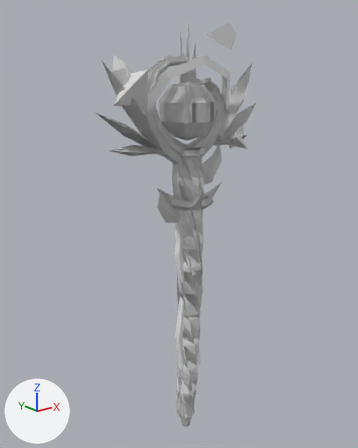
The Blender file roblox/art/weapons/healer.blend as it was, and as the next commit left it.
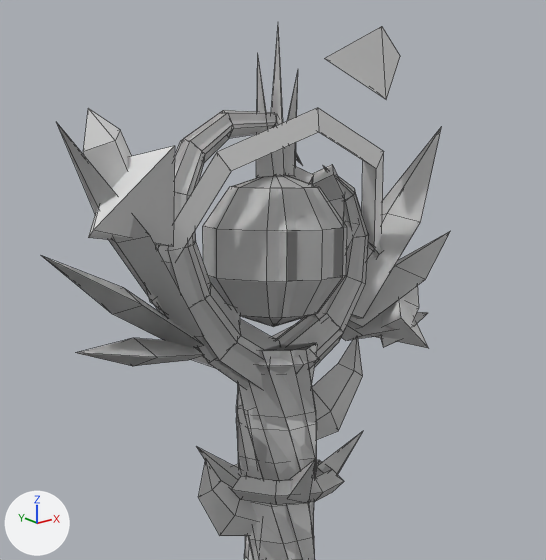
Each version appears first whole from a camera (50 mm lens) standing at (-4.56, -5.52, 3.59) and looking at (0.0, 0.18, 1.31), and next in a close-up on the part from 22% to 82% of the width and 3% to 52% of the height. The axes (+X, +Y, +Z) are drawn at lower left. The lights are the same throughout. The first two pictures are the older version. The close-ups show mesh edges as thin lines.

The older version as bpy lines, for what is in view:
```python
ob_band_transcendent = bpy.data.objects.new('Band.transcendent', me_band_004)
ob_band_transcendent.location = (0.0, 0.0, 0.0)
ob_halo_primordial = bpy.data.objects.new('Halo.primordial', me_halo)
ob_halo_primordial.location = (0.0, 0.0, 0.0)
ob_head_legendary = bpy.data.objects.new('Head.legendary', me_head_003)
ob_head_legendary.location = (0.0, 0.0, 0.0)
ob_head_rare = bpy.data.objects.new('Head.rare', me_head_001)
ob_head_rare.location = (0.0, 0.0, 0.0)
ob_head_relic = bpy.data.objects.new('Head.relic', me_head_004)
ob_head_relic.location = (0.0, 0.0, 0.0)
ob_runes_primordial = bpy.data.objects.new('Runes.primordial', me_runes_002)
ob_runes_primordial.location = (0.0, 0.0, 0.0)
ob_runes_relic = bpy.data.objects.new('Runes.relic', me_runes)
ob_runes_relic.location = (0.0, 0.0, 0.0)
# also in view: 'Crystals.primordial' at (-0.03, 0.01, 3.07); 'Shaft.legendary' at (0.02, 0.0, 0.25); 'Leaf.transcendent' at (0.07, -0.01, 1.95); 'Leaf.legendary' at (0.07, -0.01, 1.95); 'Head.ancient' at (-0.05, 0.0, 3.21)
```
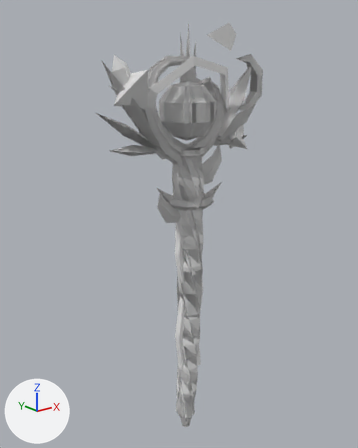
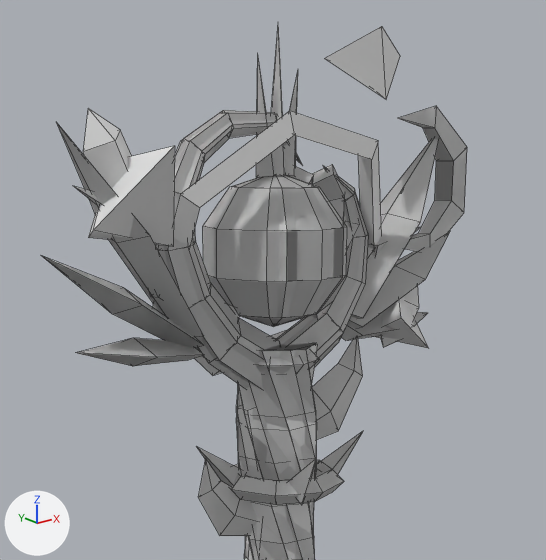
What differs and where, as boxes (x1, y1, x2, y2) in the close-ups (546 x 560 px; the box of a moved part takes in the faces that stretch with it):
'Head.rare', reshaped
    before: (156, 113, 382, 389)
    after: (74, 113, 421, 389)
'Halo.primordial', reshaped
    before: (158, 108, 384, 368)
    after: (152, 111, 382, 376)
'Head.legendary', reshaped
    before: (256, 25, 298, 177)
    after: (256, 25, 467, 251)
'Runes.relic', reshaped (not visible before)
    after: (196, 431, 363, 505)
'Runes.primordial', reshaped (not visible afterwards)
    before: (196, 431, 363, 505)
'Head.relic', reshaped
    before: (289, 166, 360, 251)
    after: (289, 107, 467, 251)
part 1 of me_head_001, moved or reshaped (not visible before)
    after: (74, 186, 102, 205)
part 2 of me_head_001, moved or reshaped
    before: (368, 241, 382, 258)
    after: (368, 226, 421, 257)
part 3 of me_head_003, added
    after: (398, 106, 467, 251)
part 4 of me_head_004, added
    after: (419, 107, 467, 234)
part 6 of me_runes_002, moved or reshaped (not visible afterwards)
    before: (196, 431, 363, 503)
'Head.transcendent', unchanged, uncovered by the edit
    after: (158, 110, 366, 389)
'Head.ancient', unchanged, covered by the edit
    before: (159, 110, 366, 389)

What changed in the scene script:
```text
Change me_head_001:
    remove me_head_001.from_pydata(...)  # 77 vertices, 77 faces; spans x -1.11..1.0, y -0.13..0.13, z 2.23..3.74
    add me_head_001.from_pydata(...)  # 75 vertices, 75 faces; spans x -1.27..1.16, y -0.13..0.13, z 2.23..3.74
    me_head_001 part 1: 4 vertices moved from x -0.86..-0.78, y -0.09..0.09, z 3.09..3.25 to x -1.27..-0.77, y -0.1..0.1, z 3.12..3.39; 1 vertex removed from x -1.11, y 0.0, z 3.31
    me_head_001 part 2: 1 vertex moved from x 0.72, y 0.09, z 2.97 to x 0.7, y -0.1, z 3.02; 4 vertices removed from x 0.69..1.0, y -0.09..0.0, z 2.88..3.06; 3 vertices added at x 0.7..1.16, y 0.0..0.1, z 2.87..3.11
Change me_head_003:
    remove me_head_003.from_pydata(...)  # 150 vertices, 150 faces; spans x -1.11..1.0, y -0.13..0.13, z 2.23..4.2
    add me_head_003.from_pydata(...)  # 164 vertices, 164 faces; spans x -1.27..1.53, y -0.13..0.13, z 2.23..4.2
    me_head_003 part 3: a new loose piece of 16 vertices spanning x 0.92..1.53, y -0.07..0.07, z 2.94..3.8, in mat_healer_legendary_head (white #e7e7e7)
    other edits to the shape of me_head_003 do not show in these pictures
Change me_head_004:
    remove me_head_004.from_pydata(...)  # 137 vertices, 137 faces; spans x -1.11..1.0, y -0.14..0.14, z 2.22..4.2
    add me_head_004.from_pydata(...)  # 151 vertices, 151 faces; spans x -1.27..1.53, y -0.14..0.14, z 2.22..4.2
    me_head_004 part 4: a new loose piece of 16 vertices spanning x 0.92..1.53, y -0.07..0.07, z 2.94..3.8, in mat_healer_relic_head (white #e7e7e7)
    other edits to the shape of me_head_004 do not show in these pictures
Change me_runes:
    remove me_runes.from_pydata(...)  # 54 vertices, 53 faces; spans x -0.454..0.568, y -0.503..0.51, z 1.63..1.952
    add me_runes.from_pydata(...)  # 50 vertices, 49 faces; spans x -0.454..0.568, y -0.503..0.51, z 1.63..1.952
    me_runes part 5
    9 vertices are removed from x -0.275..0.315, y -0.332..0.335, z 1.637..1.759
    18 faces are deleted
    3 vertices move from x -0.049..0.34, y -0.198..0.005, z 1.714..1.762 to x -0.057..0.306, y -0.323..-0.007, z 1.637..1.743
    5 vertices are added at (-0.089, -0.207, 1.736), (-0.233, 0.148, 1.659), (-0.253, -0.005, 1.679), (0.082, 0.326, 1.661), (0.111, 0.211, 1.763)
    14 new faces join them
Change me_runes_002:
    remove me_runes_002.from_pydata(...)  # 54 vertices, 53 faces; spans x -0.454..0.568, y -0.503..0.51, z 1.63..1.952
    add me_runes_002.from_pydata(...)  # 50 vertices, 49 faces; spans x -0.454..0.568, y -0.503..0.51, z 1.63..1.952
    me_runes_002 part 6
    9 vertices are removed from x -0.275..0.315, y -0.332..0.335, z 1.637..1.759
    18 faces are deleted
    3 vertices move from x -0.049..0.34, y -0.198..0.005, z 1.714..1.762 to x -0.057..0.306, y -0.323..-0.007, z 1.637..1.743
    5 vertices are added at (-0.089, -0.207, 1.736), (-0.233, 0.148, 1.659), (-0.253, -0.005, 1.679), (0.082, 0.326, 1.661), (0.111, 0.211, 1.763)
    14 new faces join them
Change me_halo:
    remove me_halo.from_pydata(...)  # 27 vertices, 25 faces; spans x -0.82..0.81, y -0.36..0.36, z 2.28..3.76
    add me_halo.from_pydata(...)  # 24 vertices, 22 faces; spans x -0.74..0.81, y -0.35..0.35, z 2.3..3.74
    me_halo part 7
    23 vertices are removed from x -0.82..0.81, y -0.36..0.36, z 2.28..3.76
    25 faces are deleted
    14 vertices are added at x -0.74..0.81, y -0.35..0.34, z 2.3..3.74
    6 new vertices lie (0.0, 0.11, 0.05) away from vertices in x -0.64..0.45, y -0.35..0.24, z 2.36..3.63
    22 new faces join them
```
